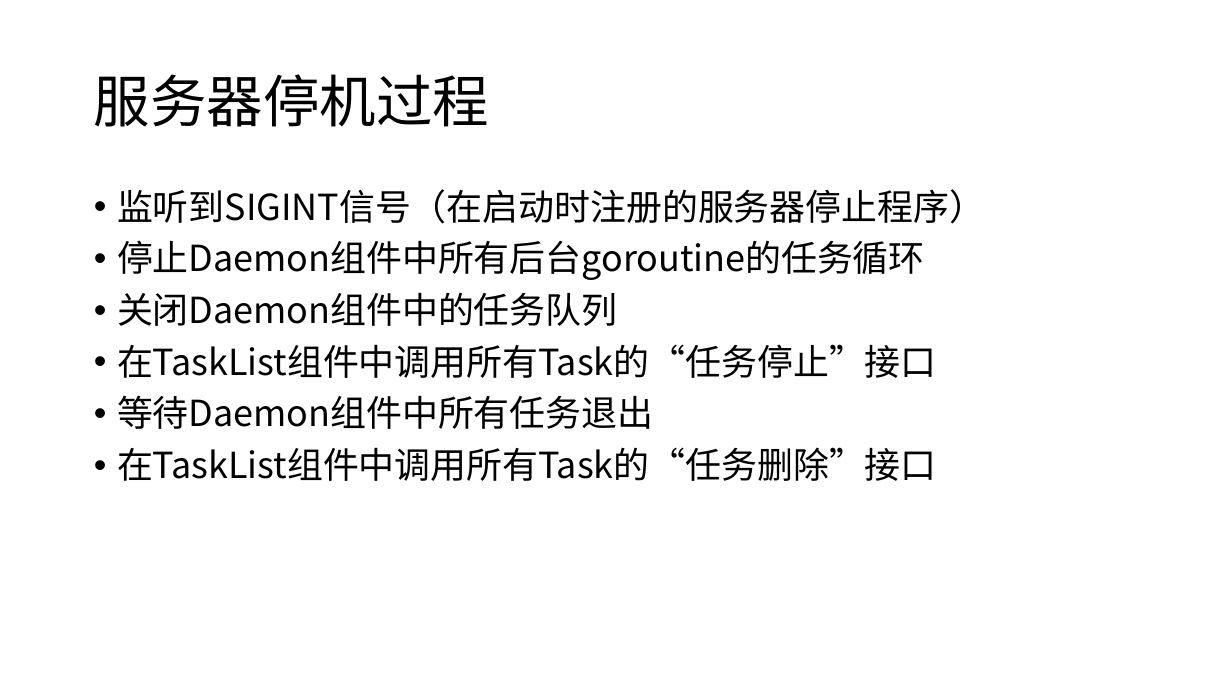
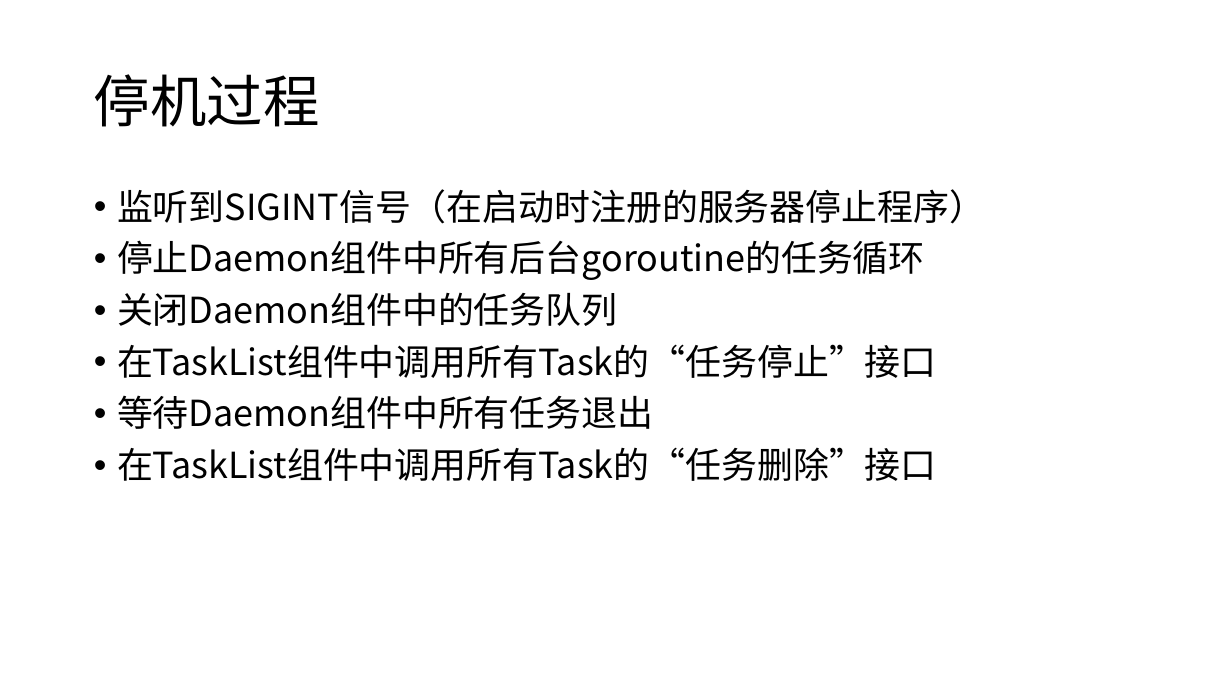
Before and after one commit to WuXiSTC/PressureMeter, a slide deck: slide 22 of 设计图.pptx (slide 20 before the commit). Drawn at 1232x693 pixels with LibreOffice and Linux fonts; fonts in the diff are those of the drawing. Boxes give left, top, right and bottom in pixels: in the first picture for what was removed or moved away, otherwise in the second. Text is boxed around its words. In the diff, an @@ line names an element or a change of style, - is before the commit and + after.

```diff
--- a/设计图.pptx
+++ b/设计图.pptx
@@ title at (94, 74, 320, 127): text changed @@
-服务器停机过程
+停机过程
```
Also in this commit, not shown: 5 other slides changed, 2 slides added, 4 other files.
